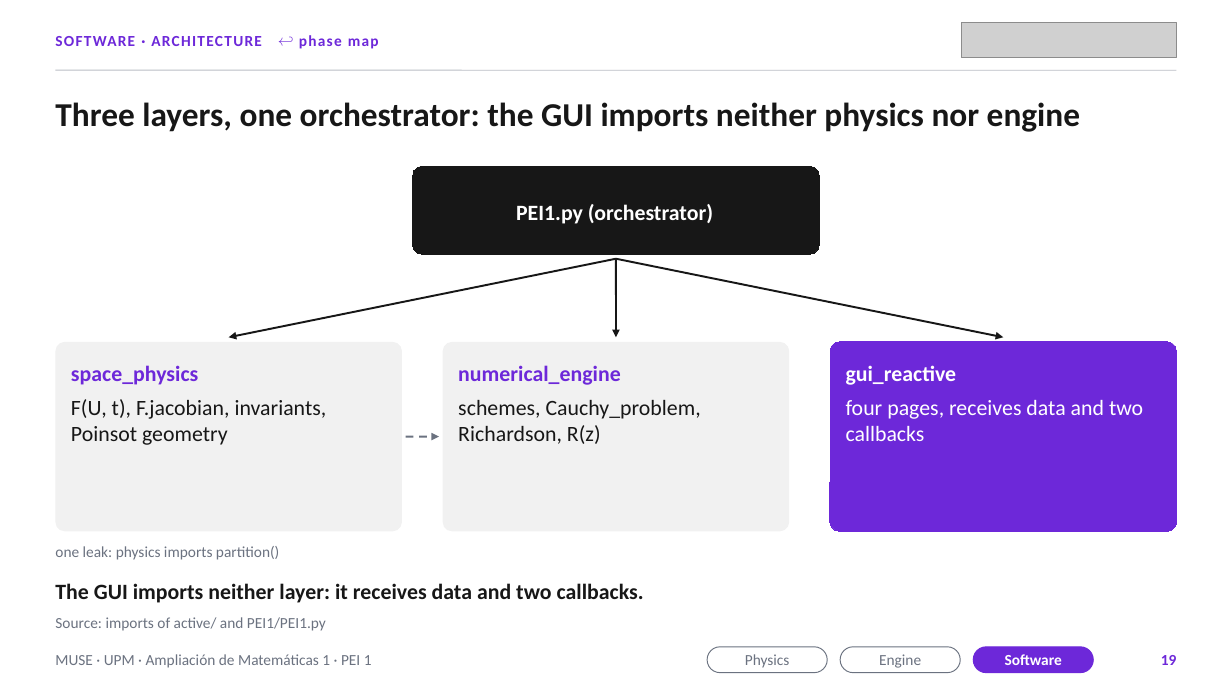
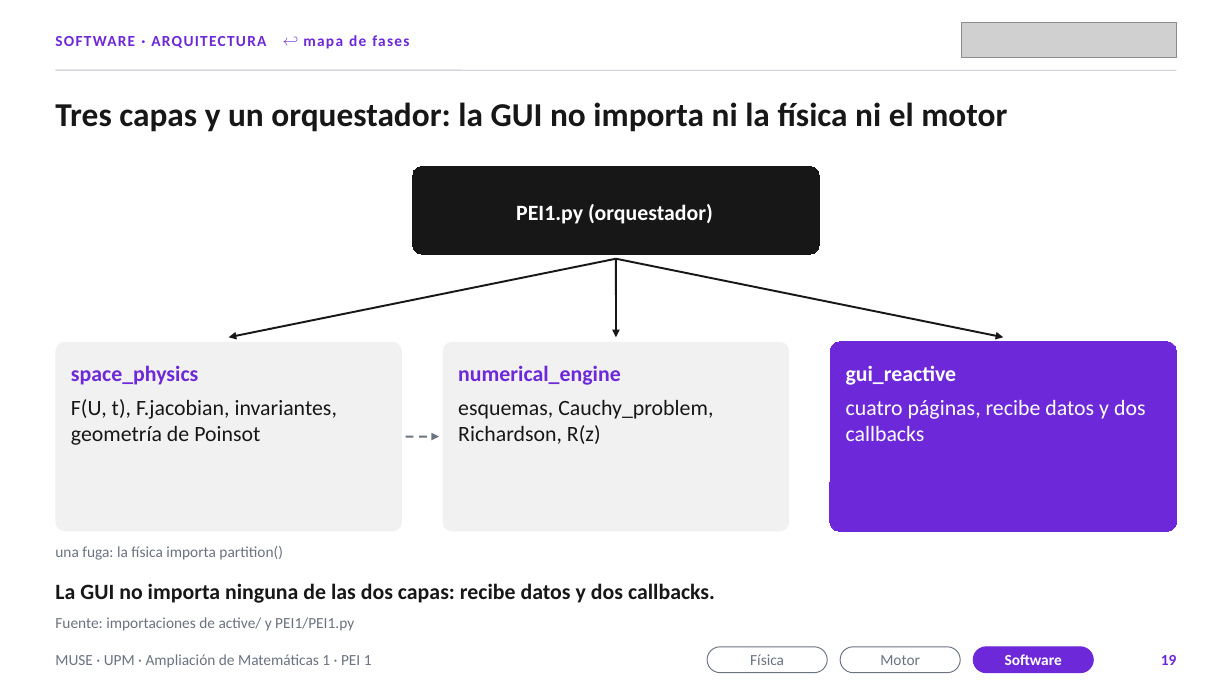
Before and after one commit to MP-19-creator/Grupo3-AmpliacionMatematicas, a slide deck: slide 19 of presentacion/PEI1_final.pptx. Drawn at 1232x693 pixels with LibreOffice and Linux fonts; fonts in the diff are those of the drawing; grey boxes stand for pictures. Boxes give left, top, right and bottom in pixels: in the first picture for what was removed or moved away, otherwise in the second. Text is boxed around its words. In the diff, an @@ line names an element or a change of style, - is before the commit and + after.

```diff
--- a/presentacion/PEI1_final.pptx
+++ b/presentacion/PEI1_final.pptx
@@ text at <box>55,35,409,49</box>: text changed @@
-SOFTWARE · ARCHITECTURE ↩ phase map
+SOFTWARE · ARQUITECTURA ↩ mapa de fases
@@ text at <box>55,102,1007,132</box>: text changed @@
-Three layers, one orchestrator: the GUI imports neither physics nor engine
+Tres capas y un orquestador: la GUI no importa ni la física ni el motor
@@ text in rounded rectangle at <box>516,204,713,224</box>: text changed @@
-PEI1.py (orchestrator)
+PEI1.py (orquestador)
@@ text in rounded rectangle at <box>71,399,337,445</box>: text changed @@
-F(U, t), F.jacobian, invariants, Poinsot geometry
+F(U, t), F.jacobian, invariantes, geometría de Poinsot
@@ text in rounded rectangle at <box>458,400,713,444</box>: text changed @@
-schemes, Cauchy_problem, Richardson, R(z)
+esquemas, Cauchy_problem, Richardson, R(z)
@@ text in rounded rectangle at <box>846,400,1146,441</box>: text changed @@
-four pages, receives data and two callbacks
+cuatro páginas, recibe datos y dos callbacks
@@ text at <box>55,546,282,560</box>: text changed @@
-one leak: physics imports partition()
+una fuga: la física importa partition()
@@ text at <box>55,583,715,603</box>: text changed @@
-The GUI imports neither layer: it receives data and two callbacks.
+La GUI no importa ninguna de las dos capas: recibe datos y dos callbacks.
@@ text at <box>55,617,354,631</box>: text changed @@
-Source: imports of active/ and PEI1/PEI1.py
+Fuente: importaciones de active/ y PEI1/PEI1.py
@@ text in rounded rectangle at <box>750,654,784,665</box>: text changed @@
-Physics
+Física
@@ text in rounded rectangle at <box>880,655,920,665</box>: text changed @@
-Engine
+Motor
```
Also in this commit, not shown: 30 other slides changed, 10 other files.
